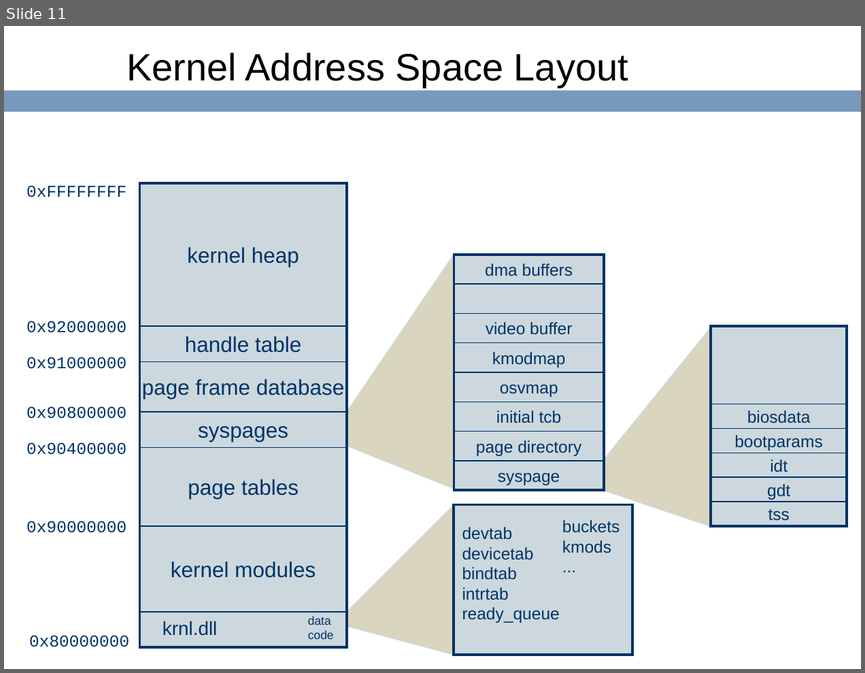
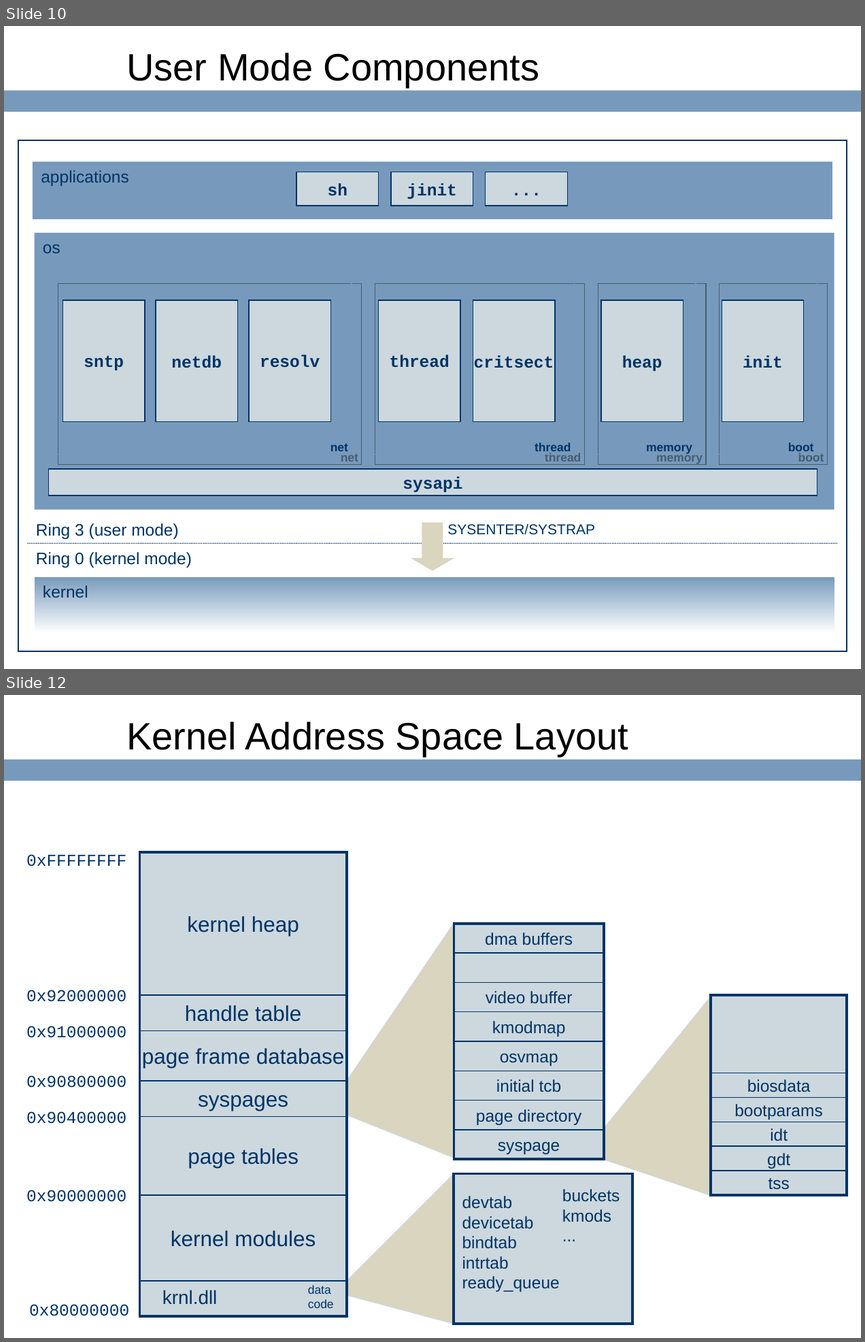
Before and after one commit to ringgaard/sanos, a slide deck: doc/sanostech.ppt. Shown one above the other, each under a label of ours: slide 11 before the commit, slides 10 and 12 after it; the slides between them are not shown. The pictures are 865x673 and 865x1342 pixels, drawn with LibreOffice and Linux fonts; fonts in the diff are those of the drawing; background and template pictures are left out. Boxes give left, top, right and bottom in pixels: in the first picture for what was removed or moved away, otherwise in the second. Text is boxed around its words. In the diff, an @@ line names an element or a change of style, - is before the commit and + after.

```diff
--- a/doc/sanostech.ppt
+++ b/doc/sanostech.ppt
@@ slide 10 added at <box>4,26,861,669</box>, background #FFFFFF; not listed: 1 template element that a slide beside it also shows @@
@@ title added at <box>126,53,539,87</box>, 32 pt, text #000000 @@
+User Mode Components
@@ rectangle added at <box>18,140,847,651</box>, fill #FFFFFF, outline #003366 0.74 pt @@
@@ rectangle added at <box>33,161,832,219</box>, fill #779ABC, 14 pt, text #003366 @@
+applications
@@ rectangle added at <box>296,172,379,205</box>, fill #CCD8DE, outline #003366 0.74 pt, 14 pt, text #003366, bold @@
+sh
@@ rectangle added at <box>392,172,473,205</box>, fill #CCD8DE, outline #003366 0.74 pt, 14 pt, text #003366, bold @@
+jinit
@@ rectangle added at <box>485,172,568,205</box>, fill #CCD8DE, outline #003366 0.74 pt, 14 pt, text #003366, bold @@
+...
@@ rectangle added at <box>34,233,834,509</box>, fill #779ABC, 14 pt, text #003366 @@
+os
@@ rectangle added at <box>48,273,351,454</box>, outline #779ABC 0.74 pt, 10 pt, text #003366, bold @@
+net
@@ rectangle added at <box>364,273,574,454</box>, outline #779ABC 0.74 pt, 10 pt, text #003366, bold @@
+thread
@@ rectangle added at <box>587,273,696,454</box>, outline #779ABC 0.74 pt, 10 pt, text #003366, bold @@
+memory
@@ rectangle added at <box>709,273,817,454</box>, outline #779ABC 0.74 pt, 10 pt, text #003366, bold @@
+boot
@@ rectangle added at <box>63,300,145,422</box>, fill #CCD8DE, outline #003366 0.74 pt, 14 pt, text #003366, bold @@
+sntp
@@ rectangle added at <box>156,300,238,422</box>, fill #CCD8DE, outline #003366 0.74 pt, 14 pt, text #003366, bold @@
+netdb
@@ rectangle added at <box>249,300,331,422</box>, fill #CCD8DE, outline #003366 0.74 pt, 14 pt, text #003366, bold @@
+resolv
@@ rectangle added at <box>379,300,461,422</box>, fill #CCD8DE, outline #003366 0.74 pt, 14 pt, text #003366, bold @@
+thread
@@ rectangle added at <box>473,300,555,422</box>, fill #CCD8DE, outline #003366 0.74 pt, 14 pt, text #003366, bold @@
+critsect
@@ rectangle added at <box>601,300,683,422</box>, fill #CCD8DE, outline #003366 0.74 pt, 14 pt, text #003366, bold @@
+heap
@@ rectangle added at <box>722,300,804,422</box>, fill #CCD8DE, outline #003366 0.74 pt, 14 pt, text #003366, bold @@
+init
@@ rectangle added at <box>49,469,817,495</box>, fill #CCD8DE, outline #003366 0.74 pt, 14 pt, text #003366, bold @@
+sysapi
@@ text added at <box>36,523,179,539</box>, 14 pt, text #003366 @@
+Ring 3 (user mode)
@@ down arrow added at <box>412,523,452,570</box>, fill #D9D5BE, outline #D9D5BE 0.74 pt @@
@@ text added at <box>447,523,595,535</box>, 12 pt, text #003366 @@
+SYSENTER/SYSTRAP
@@ line added from (27, 543) to (838, 543), #003366 0.74 pt dashed @@
@@ text added at <box>36,552,192,567</box>, 14 pt, text #003366 @@
+Ring 0 (kernel mode)
@@ rectangle added at <box>34,577,834,633</box>, fill gradient #779ABC to #FFFFFF, 14 pt, text #003366 @@
+kernel
@@ what was slide 11 is now slide 12 @@
```
Also in this commit, not shown: 14 slides changed.
